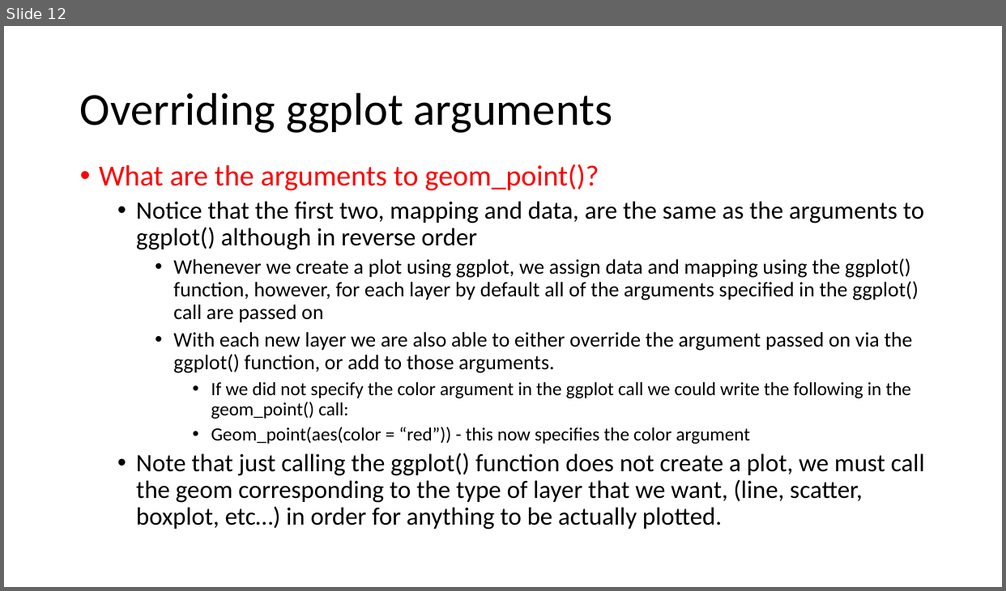
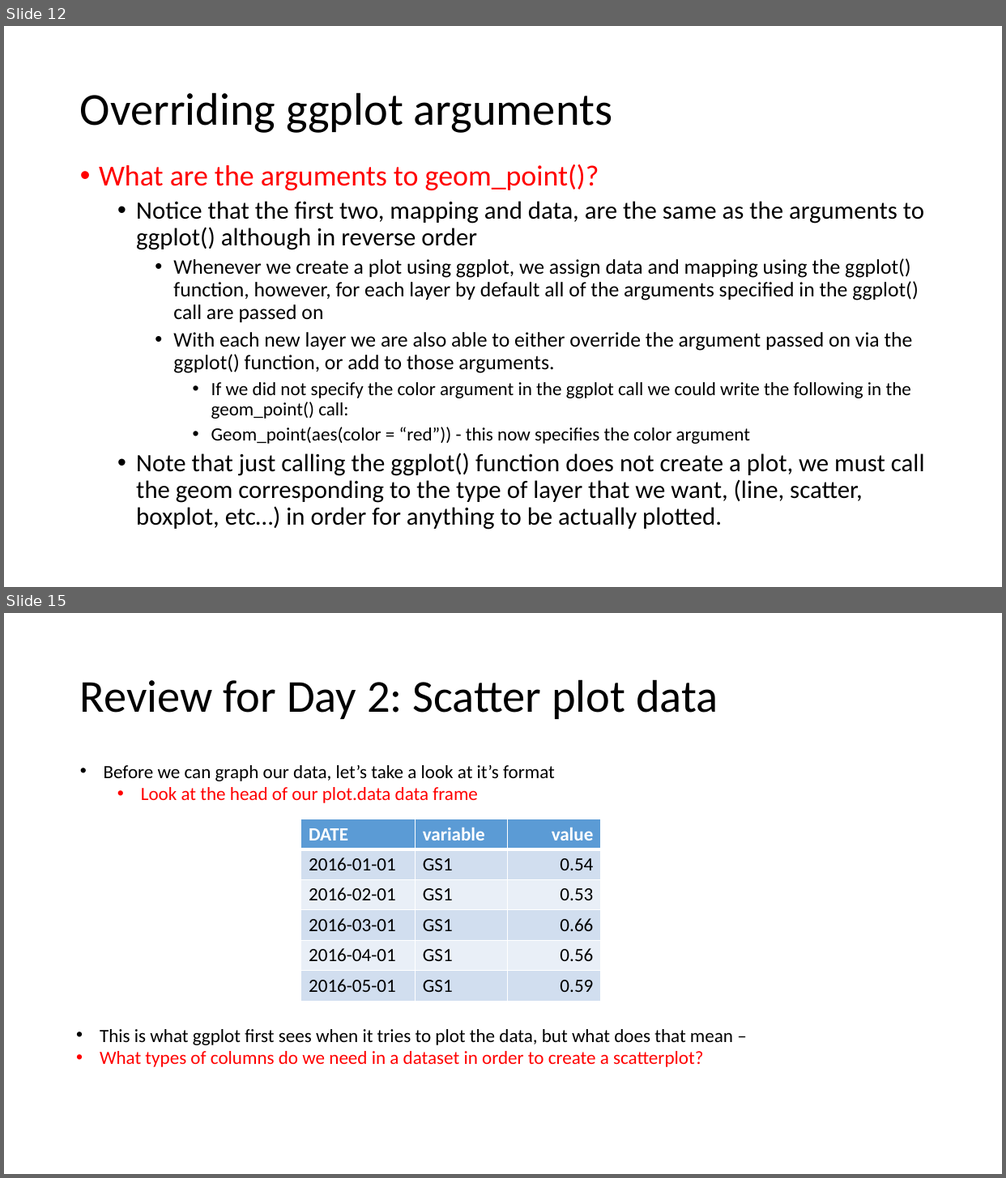
Before and after one commit to wampeh1/Ecog314_Spring2017, a slide deck: lecture7/GGPlot2_lecture.pptx. Shown one above the other, each under a label of ours: slide 12 before the commit, slides 12 and 15 after it; the slides between them are not shown. The pictures are 1006x591 and 1006x1178 pixels, drawn with LibreOffice and Linux fonts; fonts in the diff are those of the drawing. Boxes give left, top, right and bottom in pixels: in the first picture for what was removed or moved away, otherwise in the second. Text is boxed around its words. In the diff, an @@ line names an element or a change of style, - is before the commit and + after.

```diff
--- a/lecture7/GGPlot2_lecture.pptx
+++ b/lecture7/GGPlot2_lecture.pptx
@@ slide 15 added at (4, 613, 1002, 1174), background #FFFFFF @@
@@ title added at (80, 679, 718, 719), 44 pt, text #000000 @@
+Review for Day 2: Scatter plot data
@@ text added at (104, 765, 555, 803), 18 pt, text #000000 @@
+• Before we can graph our data, let’s take a look at it’s format
+  • Look at the head of our plot.data data frame
@@ table added at (301, 819, 601, 1001), 6 rows, 3 columns @@
+DATE | variable | value
+2016-01-01 | GS1 | 0.54
+2016-02-01 | GS1 | 0.53
+2016-03-01 | GS1 | 0.66
+2016-04-01 | GS1 | 0.56
+2016-05-01 | GS1 | 0.59
@@ text added at (100, 1029, 733, 1067), 18 pt, text #000000 @@
+• This is what ggplot first sees when it tries to plot the data, but what does that mean –
+• What types of columns do we need in a dataset in order to create a scatterplot?
```
Also in this commit, not shown: 7 slides changed, 3 other slides added.
